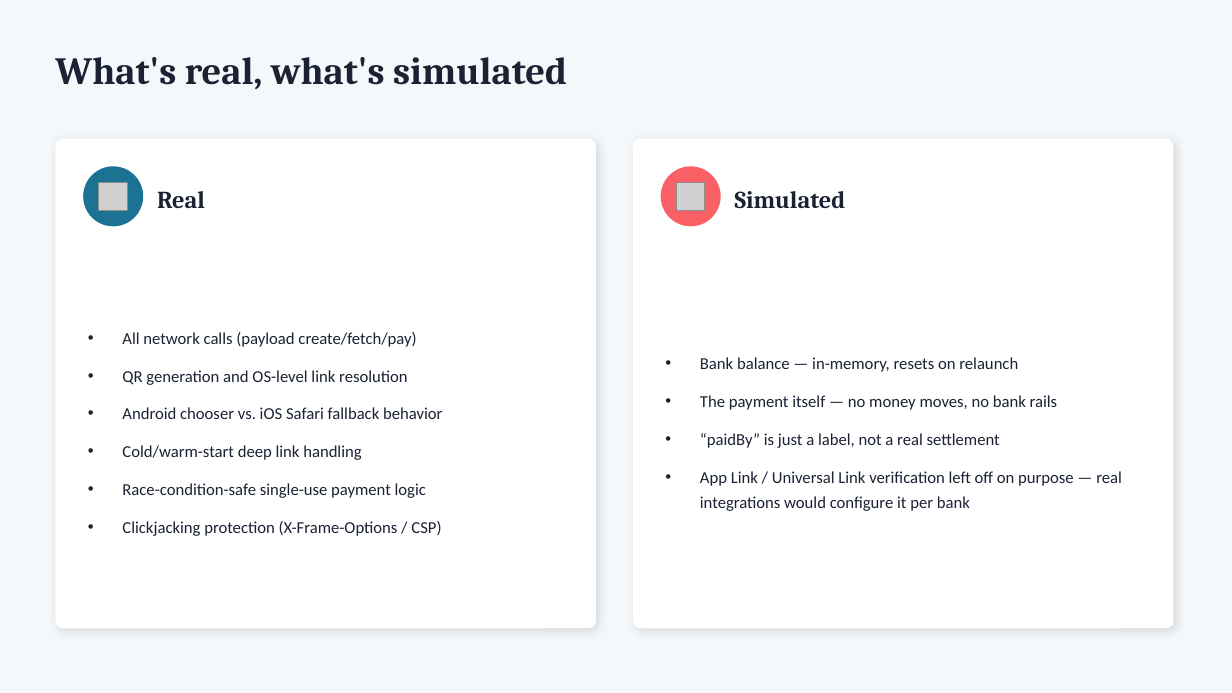
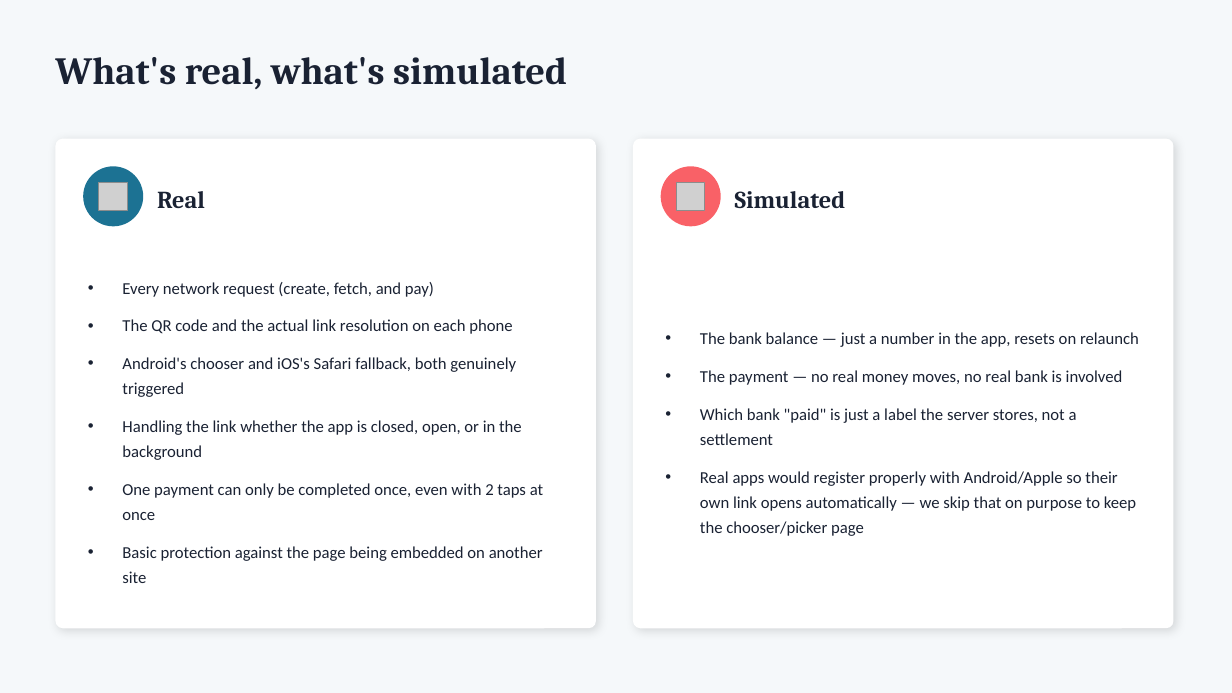
Before and after one commit to deandrehaijielim-commits/sgqr-deep-link-demo, a slide deck: slide 9 of SGQR_Deep_Linking_Simulation.pptx (slide 8 before the commit). Drawn at 1232x693 pixels with LibreOffice and Linux fonts; fonts in the diff are those of the drawing; grey boxes stand for pictures. Boxes give left, top, right and bottom in pixels: in the first picture for what was removed or moved away, otherwise in the second. Text is boxed around its words. In the diff, an @@ line names an element or a change of style, - is before the commit and + after.

Commit message:
Update slide deck: correct Android flow, simplify wording throughout

```diff
--- a/SGQR_Deep_Linking_Simulation.pptx
+++ b/SGQR_Deep_Linking_Simulation.pptx
@@ text at (122, 282, 543, 583): text changed @@
-• All network calls (payload create/fetch/pay)
-• QR generation and OS-level link resolution
-• Android chooser vs. iOS Safari fallback behavior
-• Cold/warm-start deep link handling
-• Race-condition-safe single-use payment logic
-• Clickjacking protection (X-Frame-Options / CSP)
+• Every network request (create, fetch, and pay)
+• The QR code and the actual link resolution on each phone
+• Android's chooser and iOS's Safari fallback, both genuinely triggered
+• Handling the link whether the app is closed, open, or in the background
+• One payment can only be completed once, even with 2 taps at once
+• Basic protection against the page being embedded on another site
@@ text at (700, 332, 1139, 536): text changed @@
-• Bank balance — in-memory, resets on relaunch
-• The payment itself — no money moves, no bank rails
-• “paidBy” is just a label, not a real settlement
-• App Link / Universal Link verification left off on purpose — real integrations would configure it per bank
+• The bank balance — just a number in the app, resets on relaunch
+• The payment — no real money moves, no real bank is involved
+• Which bank "paid" is just a label the server stores, not a settlement
+• Real apps would register properly with Android/Apple so their own link opens automatically — we skip that on purpose to keep the chooser/picker page
```
Also in this commit, not shown: 8 other slides changed, 1 slide added.
